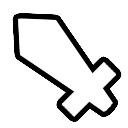
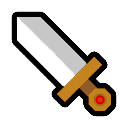
Layer changes from the first 128 × 128 image to the second:
added layer "icon_sword" above "레이어 1 복사 2" over box(17, 17, 111, 111)
hid "레이어 1 복사 2" over box(18, 18, 116, 117)
